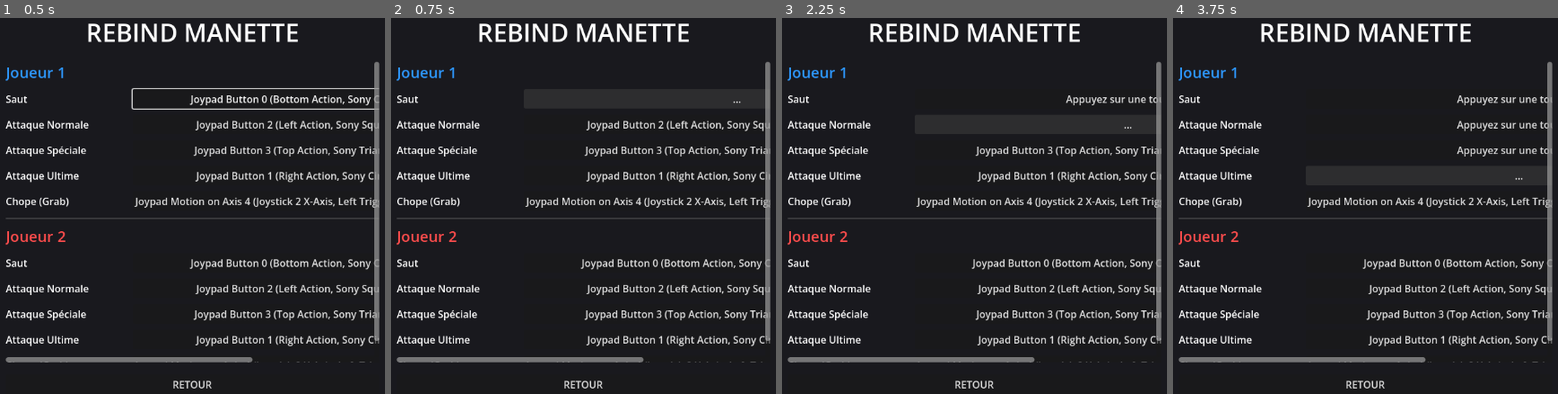
Above: before the commit, frames 1-4 (left to right).
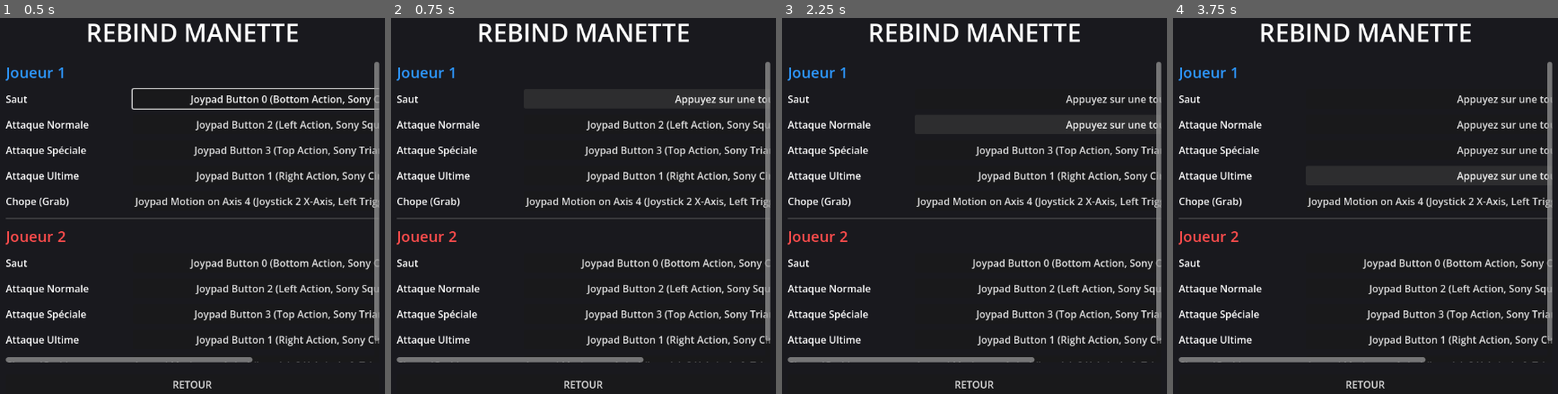
Above: after the commit, the same moments.

Repository: Alexnex31/Game-JAM-epitech
Game: Godot game, scene res://src/scenes/RebindMenu.tscn
Same seed, same stepped clock (60 frames per second), same inputs: the game is played once before the commit and once after it. This scene is started directly instead of the project's main scene.
Inputs:
- Up to frame 1 (0.5 s): no input
- Up to frame 2 (0.75 s): click "Joypad Button 0 (Bottom Actio…" at 0.5 s
- Up to frame 3 (2.25 s): click "Appuyez sur une touche..." at 1.25 s; click "Joypad Button 2 (Left Action,…" at 2 s
- Up to frame 4 (3.75 s): click "Joypad Button 3 (Top Action, …" at 2.75 s; click "Joypad Button 1 (Right Action…" at 3.5 s

Frame 1 is identical in both runs. In frame 2, 0.3% of the frame differs, in the area x 73-99%, y 20-24%; in frame 3, 0.3%; in frame 4, 0.3%, in the area x 73-99%, y 40-44%.

Commit message:
ADD: key binding 2

Diff:
--- a/fighting-game/src/scripts/InputRebindButton.gd
+++ b/fighting-game/src/scripts/InputRebindButton.gd
@@ -15,44 +15,40 @@
 		text = "Aucune touche"
 
 func _on_pressed():
-	if is_rebinding: return # Sécurité
-
 	is_rebinding = true
-	# On désactive le focus pour que le bouton ne réagisse plus aux "clicks" UI
-	# mais on le garde visuellement pour savoir où on est
-	focus_mode = FOCUS_NONE
-
-	text = "..."
-	await get_tree().create_timer(0.2).timeout
+	text = "..." # On met des points de suspension au début
+	# On attend un tout petit peu pour éviter que l'appui sur le bouton soit capturé
+	await get_tree().create_timer(0.1).timeout
 	text = "Appuyez sur une touche..."
 	set_process_unhandled_input(true)
 
 func _unhandled_input(event):
 	if is_rebinding:
-		# On ignore les events "echo" (quand on reste appuyé)
-		if event is InputEventJoypadButton and event.is_echo(): return
-
+		# On n'accepte que les pressions de boutons ou les axes poussés à fond
 		var is_valid_event = false
 		if event is InputEventJoypadButton and event.pressed:
 			is_valid_event = true
-		elif event is InputEventJoypadMotion and abs(event.axis_value) > 0.6:
+		elif event is InputEventJoypadMotion and abs(event.axis_value) > 0.5:
 			is_valid_event = true
 
 		if is_valid_event:
+			# Supprimer l'ancien bind
 			InputMap.action_erase_events(action_name)
+
+			# Ajouter le nouveau bind
 			InputMap.action_add_event(action_name, event)
 
-			finish_rebinding()
+			is_rebinding = false
+			set_process_unhandled_input(false)
+			update_text()
+			# Empêcher l'event de se propager
 			get_viewport().set_input_as_handled()
+			# On redonne le focus au bouton pour continuer la navigation
+			grab_focus()
 
 		elif event.is_action_pressed("pause"):
-			finish_rebinding()
+			is_rebinding = false
+			set_process_unhandled_input(false)
+			update_text()
 			get_viewport().set_input_as_handled()
-
-func finish_rebinding():
-	is_rebinding = false
-	set_process_unhandled_input(false)
-	update_text()
-	# On réactive le focus et on le reprend
-	focus_mode = FOCUS_ALL
-	grab_focus()
+			grab_focus()
